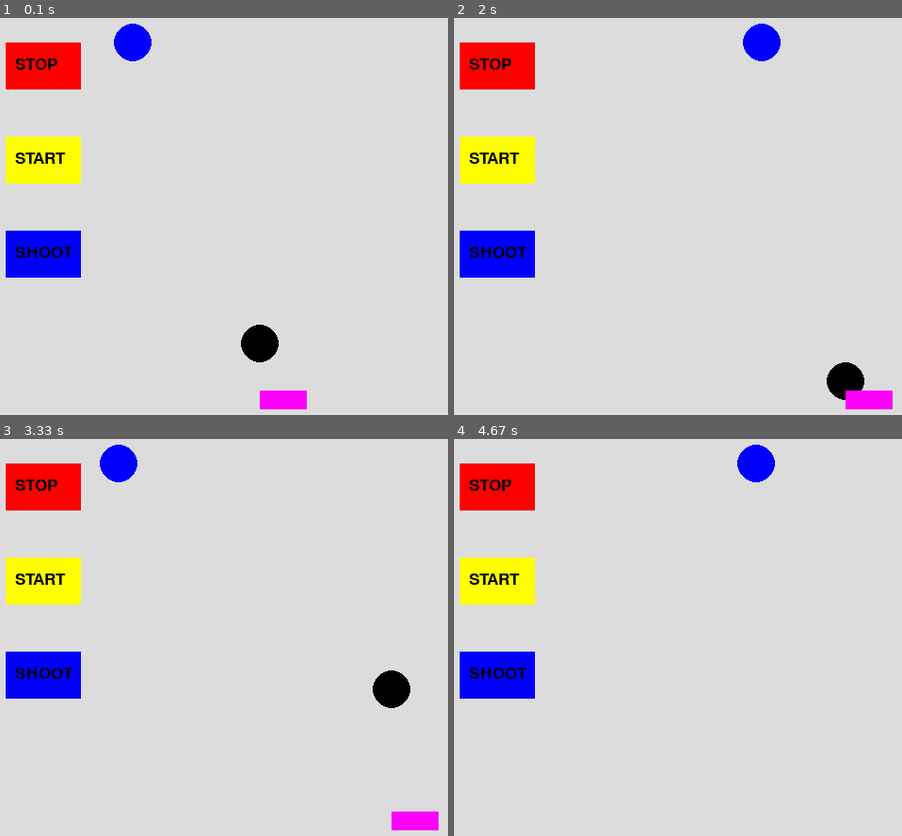
Above: before the commit, frames 1-4 (two rows, left to right).
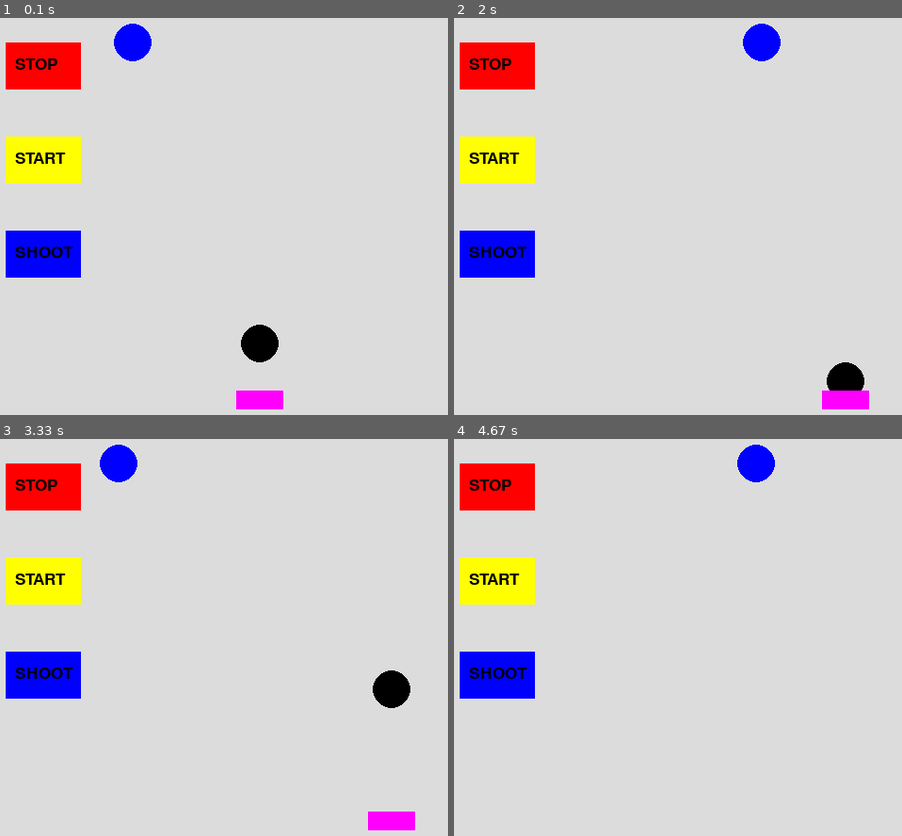
Above: after the commit, the same moments.

Repository: snc29654/pygame
Game: pygame game, started from shooting.py
Two runs of this game, one before a commit and one after it. Both use one fixed random seed, a clock stepped at 60 frames per second and the inputs below.
Inputs:
- Up to frame 1 (0.1 s): no input
- Up to frame 2 (2 s): hold Right 0.33-0.8 s; hold Right 0.83-1.3 s; tap Space at 0.9, 1.2, 1.4, 1.7, 1.97 s; hold Left 1.33-1.87 s; hold Left from 1.9 s (still down)
- Up to frame 3 (3.33 s): tap Space at 2.27, 2.4, 2.7, 3.07 s; release Left at 2.3 s; hold Right 2.33-2.97 s; hold Left from 3 s (still down)
- Up to frame 4 (4.67 s): tap Space at 3.37, 3.57, 3.87, 4.07, 4.37 s; release Left at 3.47 s; hold Right 3.5-3.97 s; hold Right 4-4.47 s

The runs differ from the first frame. In frame 1, 0.5% of the frame differs, in the area x 52-69%, y 93-99%; in frame 2, 0.5%; in frame 3, 0.5%; in frame 4, nothing differs.

Commit message:
大砲位置調整

Diff:
--- a/shooting.py
+++ b/shooting.py
@@ -94,7 +94,7 @@
 
         #pygame.draw.circle(main_surface, (255,0,255), (x3, y3), 20)
 
-        pygame.draw.rect(main_surface, (255,0,255), (x3, y3,50,20))
+        pygame.draw.rect(main_surface, (255,0,255), (x3-25, y3,50,20))
 
         main_surface.blit(text1, (40, 45))
         main_surface.blit(text2, (40,145))
